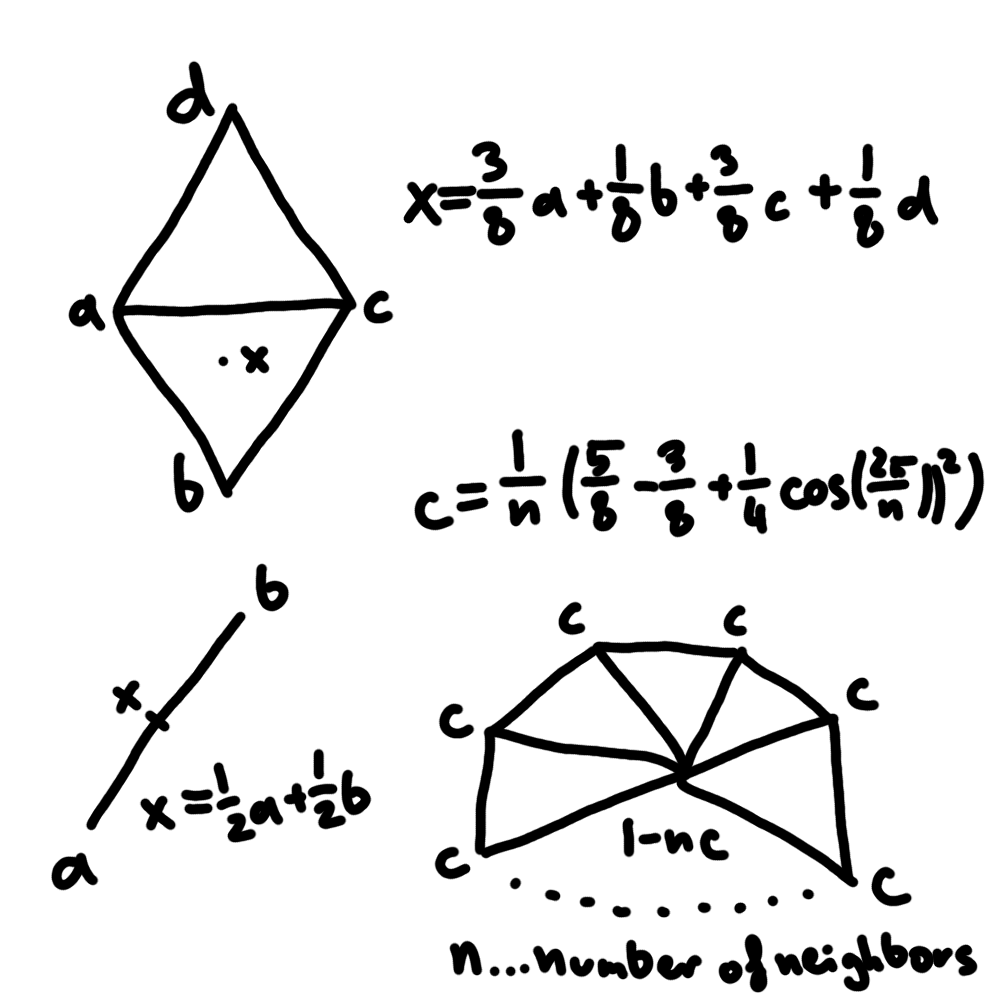
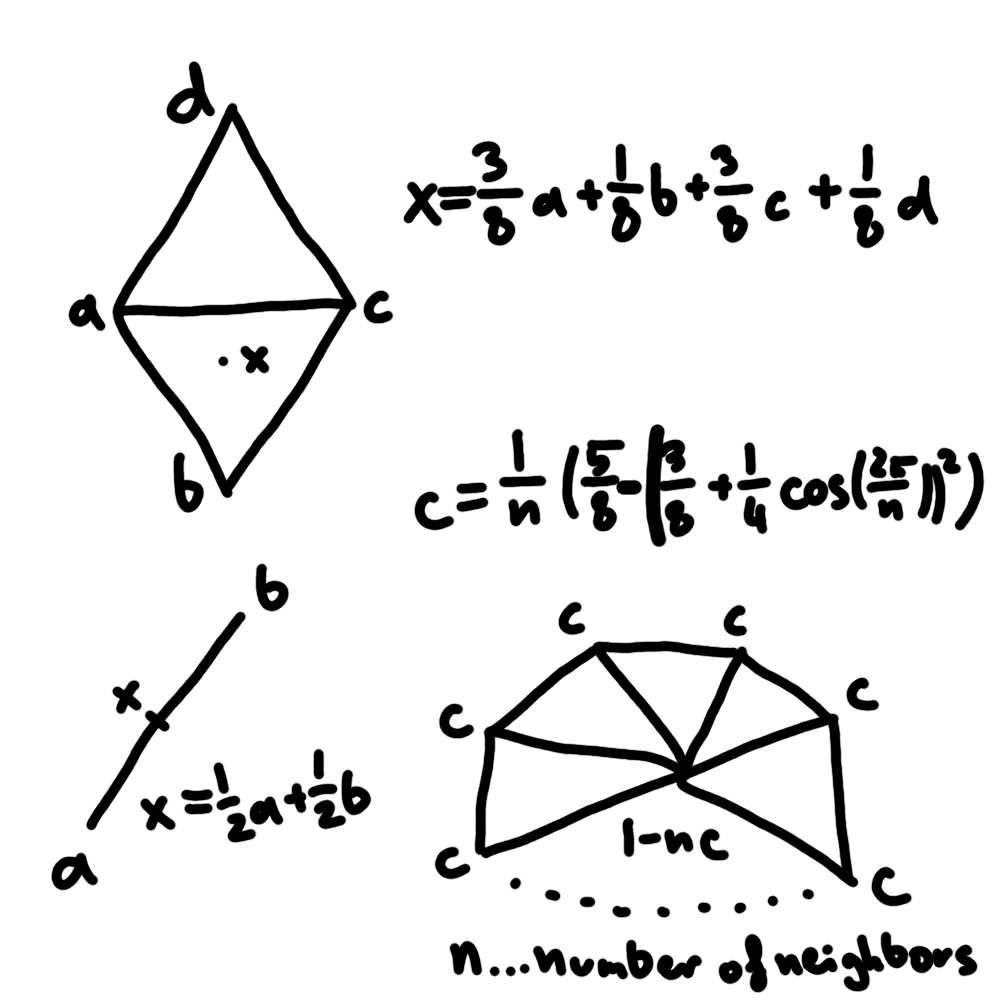
Layered file, before and after one edit (1000x1000). Changes by layer:
painted on "new_layer" over [616, 424, 667, 548]
